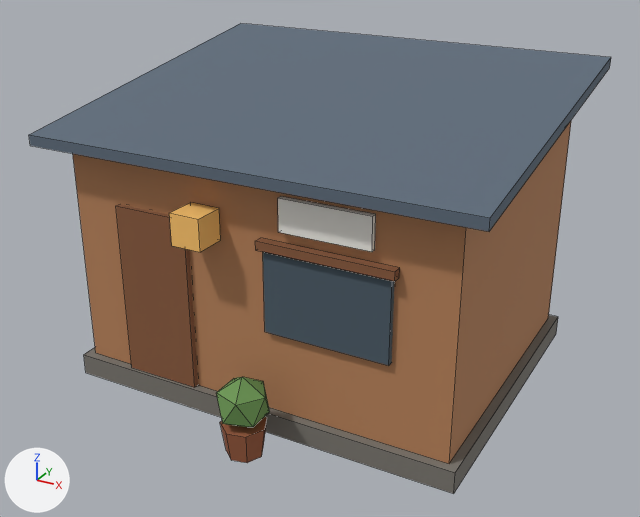
What one commit did to the FBX model Assets/Machi/Resources/Town/office_hut_s1.fbx.
Before and after are seen from a camera (50 mm lens) standing at (4.58, -8.6, 5.55) and looking at (0.06, -0.38, 1.44). Arrows for +X, +Y and +Z are at lower left; the lights stay in place. The first picture is the older version. Mesh edges are drawn as thin lines. Where no turn or scale is listed for an object, it has been applied to the vertices.

Before the edit, the objects in view are built like this:
```python
me_office_hut_s1 = bpy.data.meshes.new('office_hut_s1')
me_office_hut_s1.from_pydata(...)  # 90 vertices, 77 faces; spans x -2.55..2.55, y -2.51..2.05, z 0.0..3.57
# faces by material slot: [71, 6]
me_office_hut_s1.materials.append(mat_m_townpalette)  # picture img_t_townpalette_png
me_office_hut_s1.materials.append(mat_m_glow)
ob_office_hut_s1 = bpy.data.objects.new('office_hut_s1', me_office_hut_s1)
ob_office_hut_s1.location = (0.0, 0.0, 0.0)
```
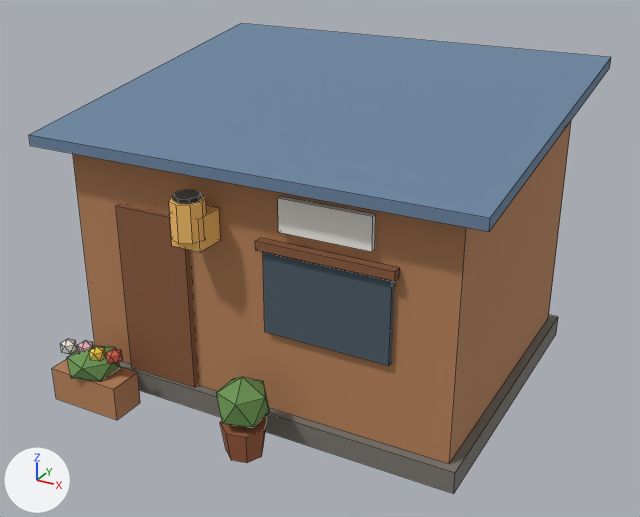
Boxes [x1, y1, x2, y2] around the edits, measured in the pictures (640 x 517 px):
part 1 of me_office_hut_s1, added (brown)
    after: [52, 359, 140, 420]
part 2 of me_office_hut_s1, added (green)
    after: [67, 345, 120, 381]
part 3 of me_office_hut_s1, added
    after: [60, 339, 77, 354]
part 4 of me_office_hut_s1, added
    after: [77, 341, 94, 352]
part 5 of me_office_hut_s1, added
    after: [89, 346, 106, 361]
part 6 of me_office_hut_s1, added
    after: [106, 349, 123, 364]
part 7 of me_office_hut_s1, added (orange)
    after: [169, 196, 206, 244]
part 8 of me_office_hut_s1, added
    after: [173, 190, 202, 204]
part 9 of me_office_hut_s1, surface changed
    both: [29, 23, 611, 232]

Edits to the bpy script that builds the scene:
```text
Change me_office_hut_s1:
    used by ob_office_hut_s1; location = (0.0, 0.0, 0.0)
    remove me_office_hut_s1.from_pydata(...)  # 90 vertices, 77 faces; spans x -2.55..2.55, y -2.51..2.05, z 0.0..3.57
    add me_office_hut_s1.from_pydata(...)  # 190 vertices, 203 faces; spans x -2.55..2.55, y -2.52..2.05, z 0.0..3.57
    me_office_hut_s1 part 1: a new loose piece, a box spanning x -2.25..-1.35, y -2.45..-2.05, z 0.0..0.4, in mat_m_townpalette (picture img_t_townpalette_png)
    me_office_hut_s1 part 2: a new loose piece, an icosphere of 20 faces spanning x -2.09..-1.51, y -2.52..-1.98, z 0.31..0.69, in mat_m_townpalette (picture img_t_townpalette_png)
    me_office_hut_s1 part 3: a new loose piece, an icosphere of 20 faces spanning x -2.19..-2.01, y -2.39..-2.22, z 0.55..0.75, in mat_m_townpalette (picture img_t_townpalette_png)
    me_office_hut_s1 part 4: a new loose piece, an icosphere of 20 faces spanning x -1.99..-1.81, y -2.33..-2.16, z 0.55..0.75, in mat_m_townpalette (picture img_t_townpalette_png)
    me_office_hut_s1 part 5: a new loose piece, an icosphere of 20 faces spanning x -1.79..-1.61, y -2.36..-2.19, z 0.55..0.75, in mat_m_townpalette (picture img_t_townpalette_png)
    me_office_hut_s1 part 6: a new loose piece, an icosphere of 20 faces spanning x -1.59..-1.41, y -2.31..-2.14, z 0.55..0.75, in mat_m_townpalette (picture img_t_townpalette_png)
    me_office_hut_s1 part 7: a new loose piece, an 8-sided cylinder along z spanning x -0.68..-0.32, y -2.23..-1.87, z 2.2..2.6, in mat_m_glow
    me_office_hut_s1 part 8: a new loose piece, an 8-sided cylinder along z spanning x -0.64..-0.36, y -2.19..-1.91, z 2.6..2.65, in mat_m_townpalette (picture img_t_townpalette_png)
    me_office_hut_s1 part 9: 6 kept faces spanning x -2.55..2.55, y -2.05..2.05, z 2.85..3.57 get new texture (UV) coordinates
```
